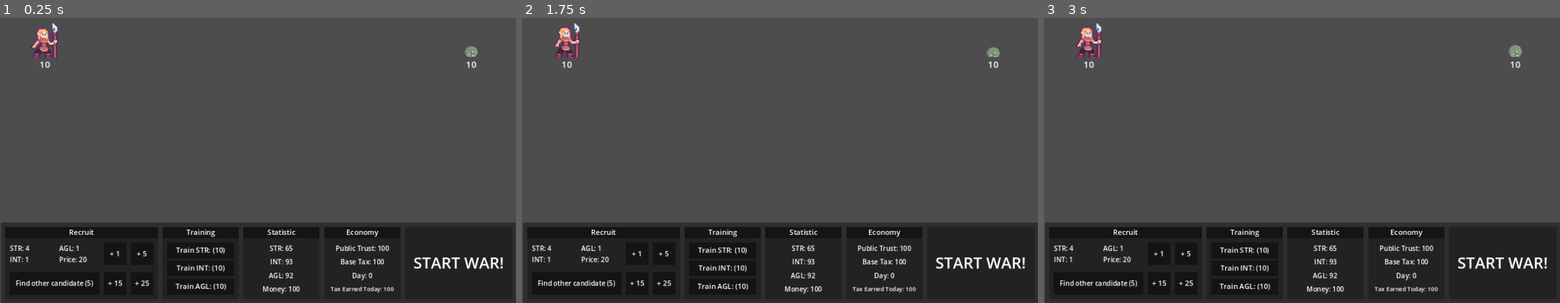
Above: before the commit, frames 1-3 (left to right).
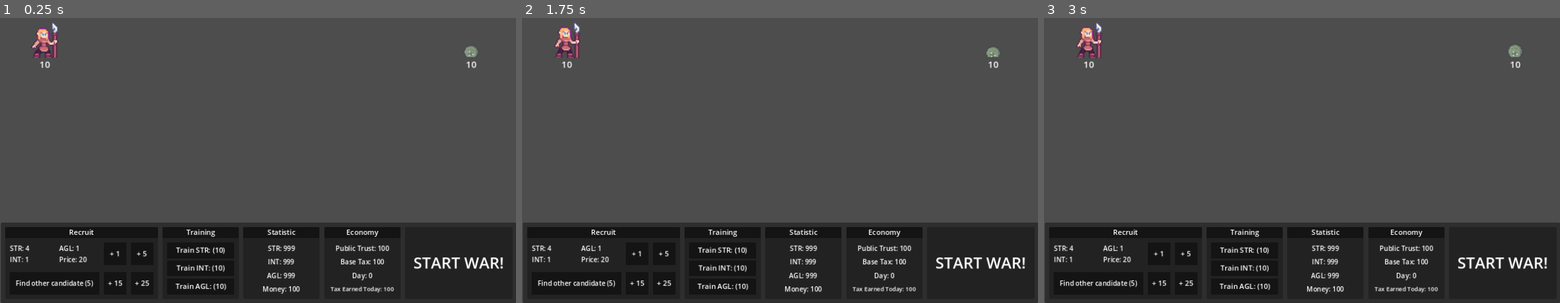
Above: after the commit, the same moments.

Repository: Stratmitos/game-dev-js-2025
Game: Godot game, scene res://Gameplay.tscn
Same seed, same stepped clock (60 frames per second), same inputs: the game is played once before the commit and once after it.
Inputs (mouse positions are in pixels of both pictures, inside the frame that each line leads up to):
- Up to frame 1 (0.25 s): no input
- Up to frame 2 (1.75 s): tap Enter at 0.5 s; move the mouse to (893, 143) at 0.52 s; click (893, 143) at 0.67 s; move the mouse to (676, 171) at 1.27 s; click (676, 171) at 1.42 s
- Up to frame 3 (3 s): tap Space at 2 s; move the mouse to (1353, 94) at 2.02 s; click (1353, 94) at 2.17 s; move the mouse to (1276, 217) at 2.77 s; click (1276, 217) at 2.92 s

The runs differ from the first frame. In frame 1, 0.3% of the frame differs, in the area x 51-93%, y 10-92%; in frame 2, 0.3%; in frame 3, 0.3%.
Error after the commit: Parse Error: Identifier "economy" not declared in the current scope. (res://Gameplay.gd:24)

Commit message:
Add: War Result UI

Diff:
--- a/Gameplay.gd
+++ b/Gameplay.gd
@@ -13,3 +13,29 @@
 	if event is InputEventMouseButton and event.pressed:
 		$GirlTroop.move()
 		$Slime.move()
+
+func _on_war_is_over(is_win: bool) -> void:
+	if is_win:
+		$WarResult.win()
+	else:
+		$WarResult.lose()
+
+func _on_war_result_finished() -> void:
+	var current_public_trust: int = economy.get_public_trust()
+	if $WarResult.is_win:
+		current_public_trust += 25 + economy.get_day_passed()
+		if current_public_trust > 100:
+			current_public_trust = 100
+	else:
+		current_public_trust -= 10 + economy.get_day_passed()
+		if current_public_trust < 0:
+			current_public_trust = 0
+	economy.set_public_trust(current_public_trust)
+
+	var current_tax: int = economy.get_base_tax() * (current_public_trust / 100)
+	economy.set_tax_earned(current_tax)
+	economy.set_base_tax(current_tax)
+	MoneyHandler.set_value(MoneyHandler.get_value() + current_tax)
+
+	$WarResult.hide()
+	start()
--- a/Gameplay.tscn
+++ b/Gameplay.tscn
@@ -8,6 +8,7 @@
 [ext_resource type="Script" path="res://services/UI/TrainingPanel.gd" id="5_dr4j1"]
 [ext_resource type="Script" path="res://services/UI/RecruitPanel.gd" id="5_ledom"]
 [ext_resource type="Script" path="res://services/UI/Economy.gd" id="8_jypwr"]
+[ext_resource type="Script" path="res://services/UI/WarResult.gd" id="9_c5f70"]
 
 [sub_resource type="StyleBoxFlat" id="StyleBoxFlat_crhkw"]
 bg_color = Color(0, 0, 0, 0.392157)
@@ -445,6 +446,29 @@
 vertical_alignment = 1
 metadata/_edit_use_anchors_ = true
 
+[node name="WarResult" type="Label" parent="."]
+visible = false
+anchors_preset = 8
+anchor_left = 0.5
+anchor_top = 0.5
+anchor_right = 0.5
+anchor_bottom = 0.5
+offset_left = 576.0
+offset_top = 200.0
+offset_right = 616.0
+offset_bottom = 223.0
+grow_horizontal = 2
+grow_vertical = 2
+theme_override_font_sizes/font_size = 60
+text = "YOU LOSE!"
+horizontal_alignment = 1
+vertical_alignment = 1
+script = ExtResource("9_c5f70")
+
+[node name="Timer" type="Timer" parent="WarResult"]
+wait_time = 2.3
+one_shot = true
+
 [connection signal="on_player_recruit_troop" from="MenuPanel/RecruitPanel" to="." method="_on_player_recruit_troop"]
 [connection signal="gui_input" from="MenuPanel/RecruitPanel/Find" to="MenuPanel/RecruitPanel" method="_on_find_other_candidate"]
 [connection signal="gui_input" from="MenuPanel/RecruitPanel/Add1" to="MenuPanel/RecruitPanel" method="_on_add_one"]
@@ -455,3 +479,4 @@
 [connection signal="gui_input" from="MenuPanel/TrainingPanel/INT" to="MenuPanel/TrainingPanel" method="_on_training_int"]
 [connection signal="gui_input" from="MenuPanel/TrainingPanel/AGL" to="MenuPanel/TrainingPanel" method="_on_training_agility"]
 [connection signal="gui_input" from="MenuPanel/War" to="." method="_on_player_start_war"]
+[connection signal="timeout" from="WarResult/Timer" to="." method="_on_war_result_finished"]
--- /dev/null
+++ b/services/UI/WarResult.gd
@@ -0,0 +1,15 @@
+extends Label
+
+@onready var is_win: bool
+
+func win() -> void:
+	visible = true
+	$Timer.start(2.4)
+	text = "You Win!"
+	is_win = true
+
+func lose() -> void:
+	visible = true
+	$Timer.start(2.4)
+	text = "You Lose!"
+	is_win = false
Not shown: 1 places in Gameplay.tscn that only renumber resources
